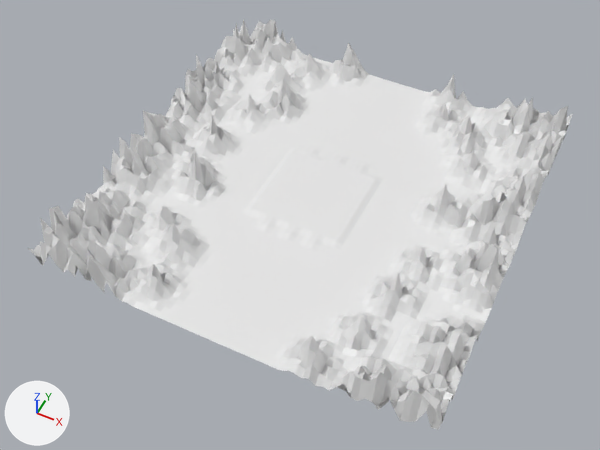
The OBJ model assets/models/map.obj: old version first, new version second.
Camera for both pictures: a 50 mm camera at (48.8, -105.8, 120.9) aimed at (-0.1, -8.0, -1.3). The axes (+X, +Y, +Z) are drawn at lower left. The lights are the same throughout. Where no turn or scale is listed for an object, it has been applied to the vertices.

Names of what the first picture shows: 'map'.
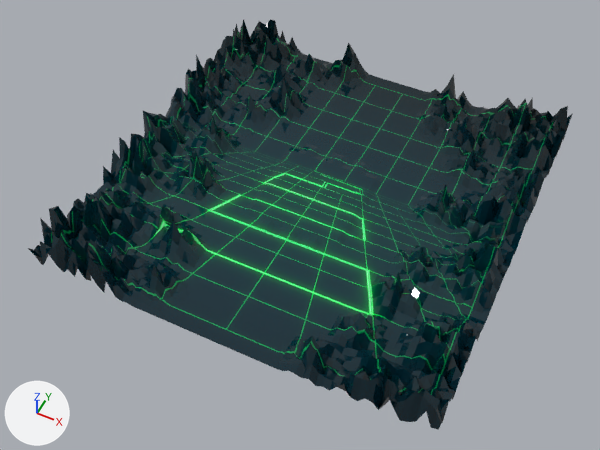
Pixel boxes [x1, y1, x2, y2] of what changed, in the pictures (600 x 450 px):
'map', recoloured (white to cyan): [28, 19, 573, 430] in both

What changed in the scene script:
```text
Add img_maptexture_png:
    img_maptexture_png = load_image('mapTexture.png', '../textures/mapTexture.png', 1024, 1024, 'sRGB')
Add mat_maptexture:
    mat_maptexture = principled_material('mapTexture')
    mat_maptexture.texture = img_maptexture_png
    mat_maptexture.roughness = 0.0
Change me_map:
    where me_map.from_pydata(...)  # 4225 vertices, 4096 faces; spans x -40.0..40.0, y -40.0..40.0, z 0.0..10.1
    add me_map.materials.append(mat_maptexture)  # picture img_maptexture_png
```
